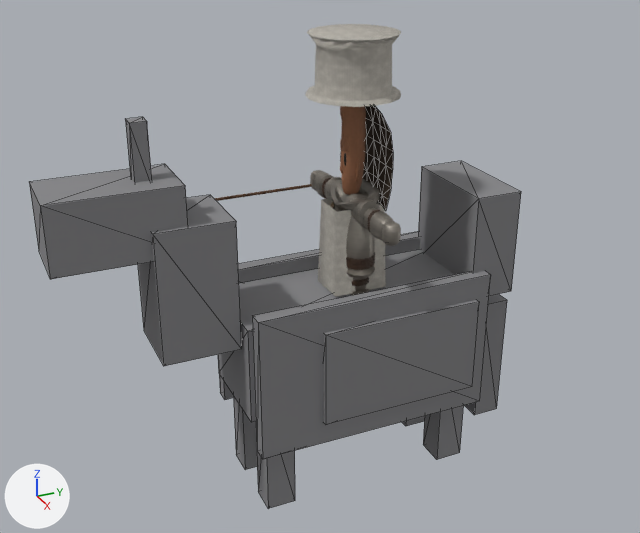
An edit to the glTF model csharp/Unciv.Godot/Packs/units/models/unit/Cavalry.glb, drawn before and after from the same camera.
Camera for both pictures: a camera (50 mm lens) standing at (1.468, -0.73, 1.208) and looking at (0.008, -0.072, 0.478). The lights are fixed; the arrows at lower left show +X, +Y and +Z. The first picture is the older version. Mesh edges are drawn as thin lines on the coarser meshes. Where no turn or scale is listed for an object, it has been applied to the vertices. Vertices at exactly the same position are counted once.

The first picture shows 'HorseMesh', 'Knight_Cape', 'Warrior' and 1 more.
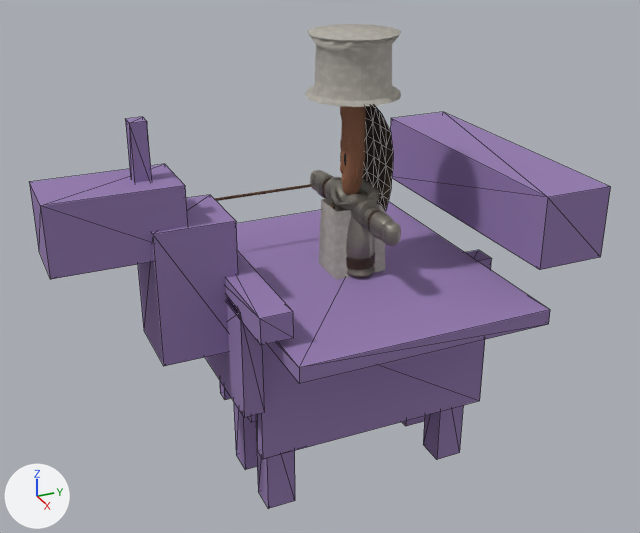
Scene script edits in JSON lines:
```json
{"op": "set", "path": "mat_horse.base_color", "old": "(0.24, 0.24, 0.25)", "new": "(0.3, 0.2, 0.44)", "note": "grey #868689 -> purple #957cb1"}
{"block": "me_horse", "where": "# used by ob_horsemesh; location = (0.0, 0.0, 0.0)"}
{"op": "remove", "block": "me_horse", "code": "me_horse.from_pydata(...)  # 136 vertices, 204 faces; spans x -0.14..0.14, y -0.59..0.35, z 0.0..0.81"}
{"op": "add", "block": "me_horse", "code": "me_horse.from_pydata(...)  # 136 vertices, 204 faces; spans x -0.32..0.32, y -0.59..0.38, z 0.0..0.81"}
{"block": "me_horse", "change": "me_horse part 1: the loose piece of 8 vertices spanning x -0.11..0.11, y 0.22..0.32, z 0.39..0.61 is scaled about its middle by (2.91, 5, 0.136), then moved by (0.0, -0.27, -0.055)"}
{"block": "me_horse", "change": "me_horse part 2: the loose piece of 8 vertices spanning x 0.1..0.14, y -0.12..0.22, z 0.2..0.4 is scaled about its middle by (14.5, 0.412, 0.7), then moved by (-0.12, 0.26, 0.3)"}
{"block": "me_horse", "change": "me_horse part 3: the loose piece of 8 vertices spanning x -0.14..-0.1, y -0.12..0.22, z 0.2..0.4 is scaled about its middle by (7.5, 0.118, 1.1), then moved by (0.12, -0.32, 0.08)"}
{"block": "me_horse", "change": "me_horse part 4: the loose piece of 8 vertices spanning x -0.06..0.06, y 0.29..0.35, z 0.06..0.34 is scaled about its middle by (4.17, 1, 0.179), then moved by (0.0, -0.58, 0.3)"}
```

Boxes (x1, y1, x2, y2) around the edits, measured in the pictures (640 x 533 px; the box of a moved part takes in the faces that stretch with it):
```json
{"object": "HorseMesh", "change": "recoloured, reshaped", "before": [29, 117, 521, 509], "after": [29, 112, 611, 509], "on screen": "grey to purple, 18% wider"}
{"part": 1, "of": "me_horse", "change": "moved or reshaped", "before": [418, 161, 521, 296], "after": [236, 201, 550, 384]}
{"part": 2, "of": "me_horse", "change": "moved or reshaped", "before": [323, 300, 479, 425], "after": [390, 112, 611, 270]}
{"part": 3, "of": "me_horse", "change": "moved or reshaped", "after": [205, 296, 265, 418], "on screen": "not visible before"}
{"part": 4, "of": "me_horse", "change": "moved or reshaped", "before": [464, 294, 507, 415], "after": [225, 251, 294, 345]}
```
